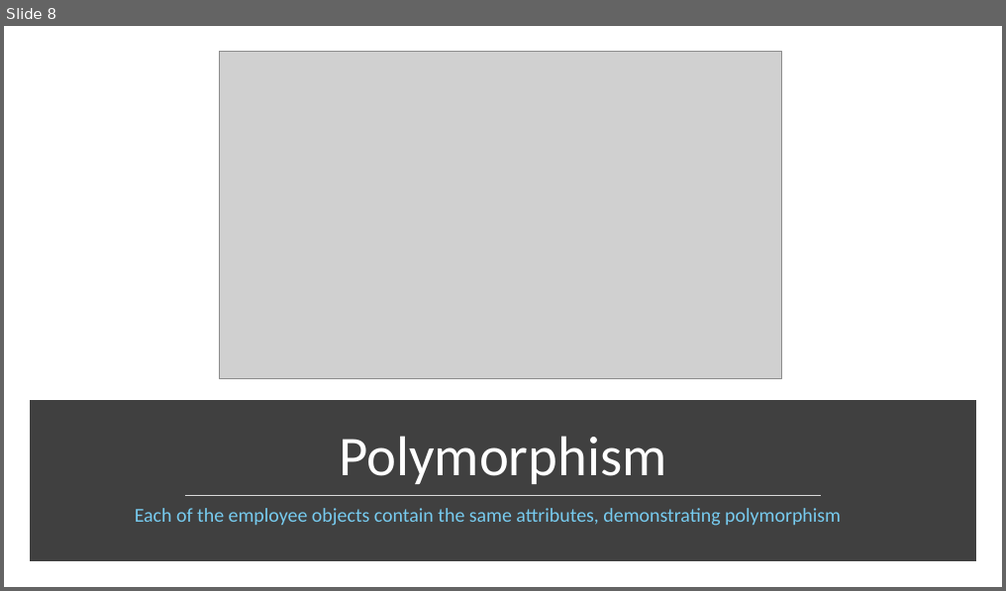
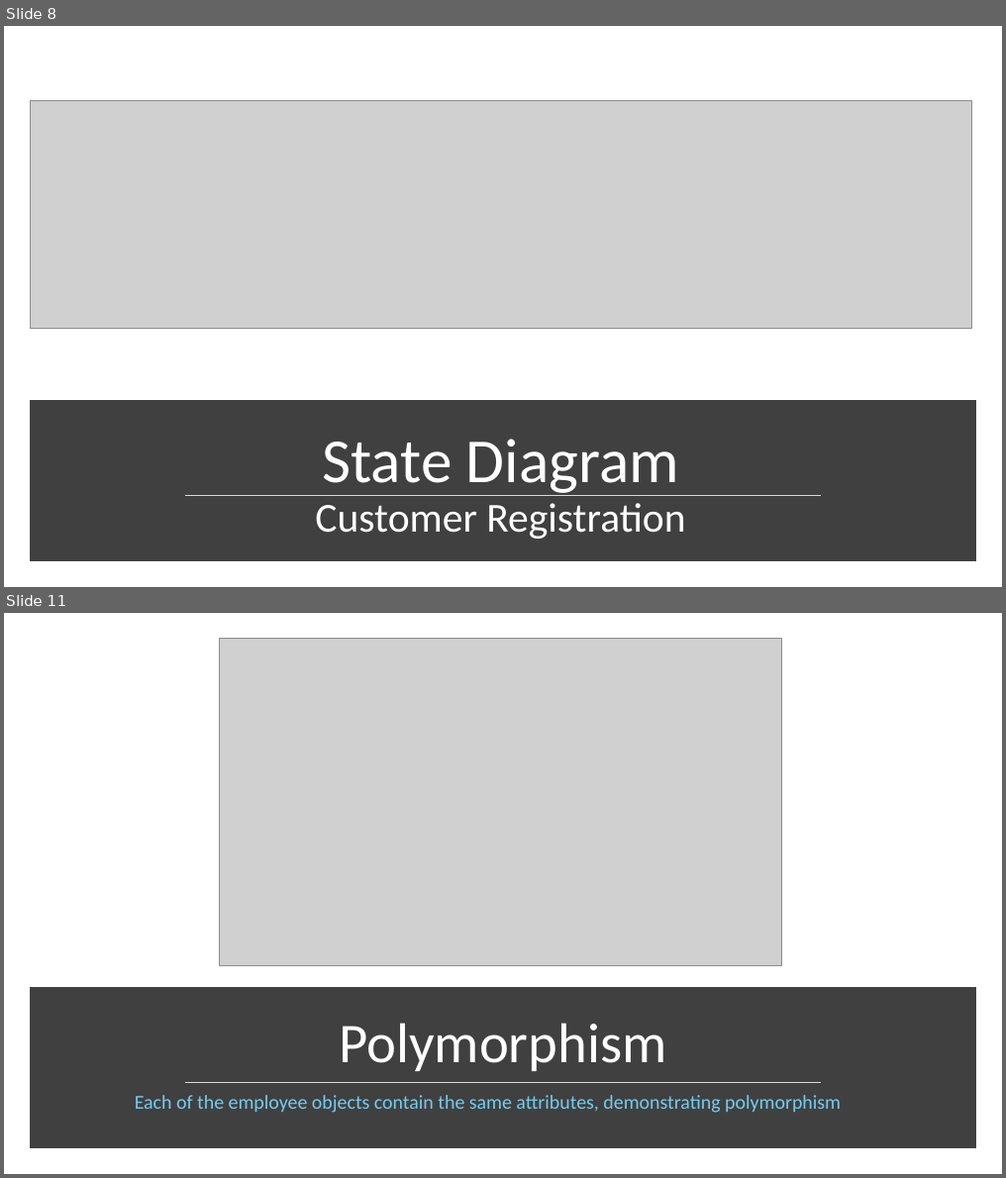
Before and after one commit to wd7792kd/ics370, a slide deck: Project Elaboration P3.pptx. Shown one above the other, each under a label of ours: slide 8 before the commit, slides 8 and 11 after it; the slides between them are not shown. The pictures are 1006x591 and 1006x1178 pixels, drawn with LibreOffice and Linux fonts; fonts in the diff are those of the drawing; grey boxes stand for pictures. Boxes give left, top, right and bottom in pixels: in the first picture for what was removed or moved away, otherwise in the second. Text is boxed around its words. In the diff, an @@ line names an element or a change of style, - is before the commit and + after.

```diff
--- a/Project Elaboration P3.pptx
+++ b/Project Elaboration P3.pptx
@@ slide 8 added at bbox=[4, 26, 1002, 587], background #FFFFFF @@
@@ picture added at bbox=[30, 101, 971, 329] @@
@@ rectangle added at bbox=[35, 405, 971, 557], fill #404040, outline #404040 10 pt @@
@@ title added at bbox=[315, 439, 685, 539], 39.6 pt, text #FFFFFF @@
+State Diagram
+Customer Registration
@@ line added from (185, 496) to (822, 496), #D9D9D9 1.75 pt @@
@@ what was slide 8 is now slide 11 @@
```
Also in this commit, not shown: 2 other slides added.
